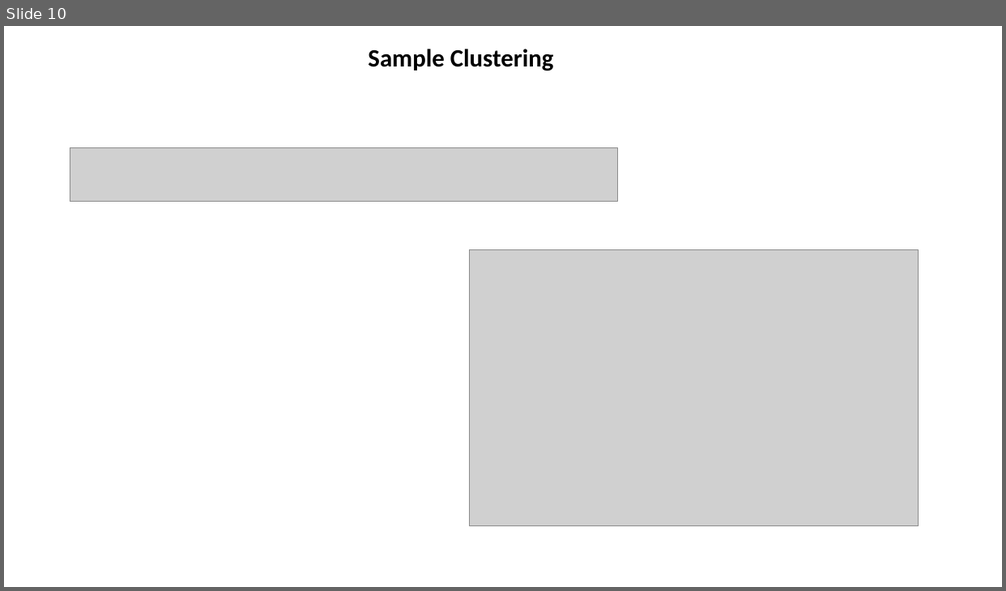
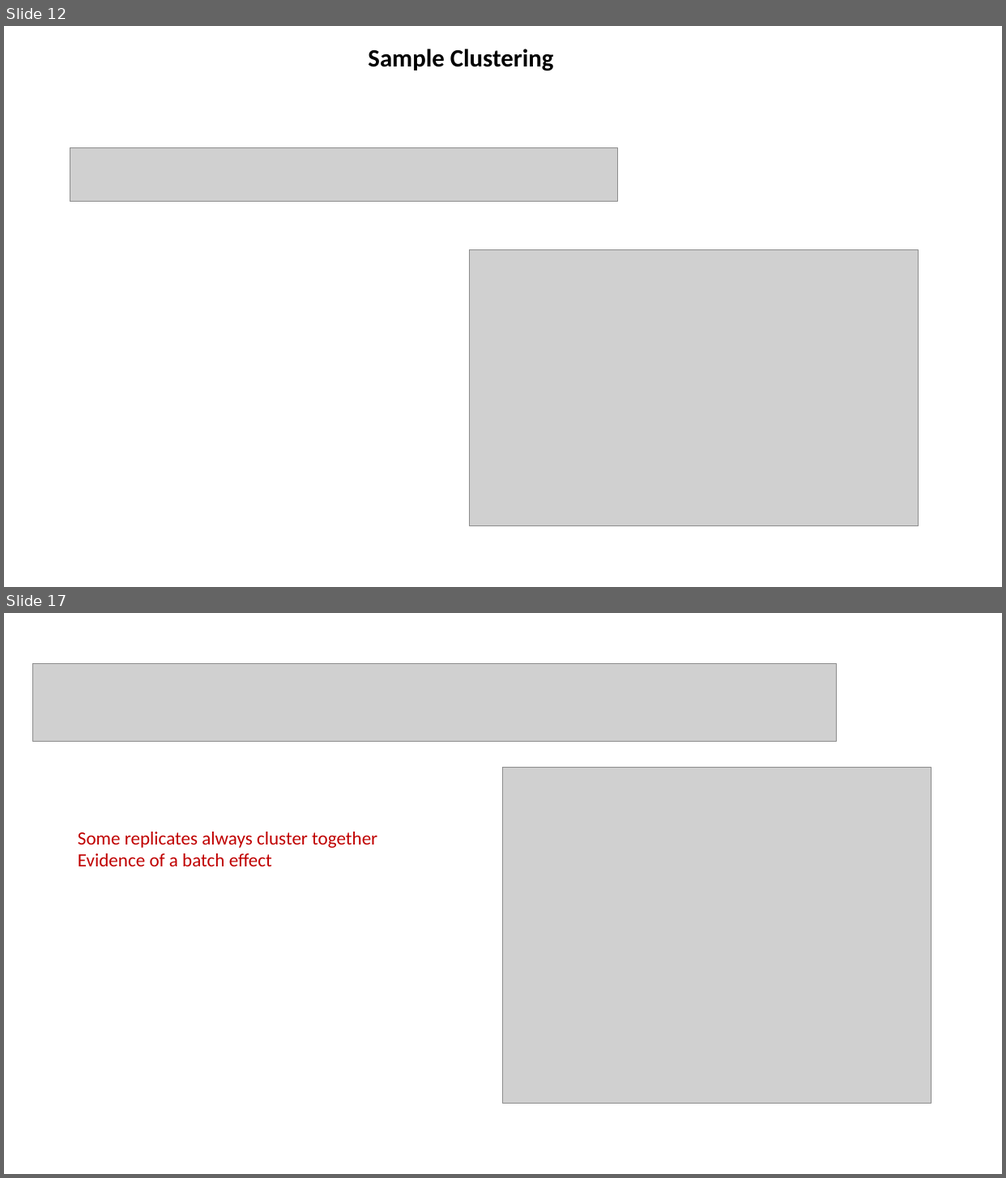
Before and after one commit to jraab/GNET749_RNAseq, a slide deck: lectures/2023_GNET749_Lecture5_QC_Viz.pptx. Shown one above the other, each under a label of ours: slide 10 before the commit, slides 12 and 17 after it; the slides between them are not shown. The pictures are 1006x591 and 1006x1178 pixels, drawn with LibreOffice and Linux fonts; fonts in the diff are those of the drawing; grey boxes stand for pictures. Boxes give left, top, right and bottom in pixels: in the first picture for what was removed or moved away, otherwise in the second. Text is boxed around its words. In the diff, an @@ line names an element or a change of style, - is before the commit and + after.

```diff
--- a/lectures/2023_GNET749_Lecture5_QC_Viz.pptx
+++ b/lectures/2023_GNET749_Lecture5_QC_Viz.pptx
@@ slide 17 added at <box>4,613,1002,1174</box>, background #FFFFFF @@
@@ picture added at <box>33,664,837,742</box> @@
@@ picture added at <box>503,767,931,1103</box> @@
@@ text added at <box>78,832,377,867</box>, 18 pt, text #C00000 @@
+Some replicates always cluster together
+Evidence of a batch effect
@@ what was slide 10 is now slide 12 @@
```
Also in this commit, not shown: 5 slides changed, 7 other slides added, 3 other files.
